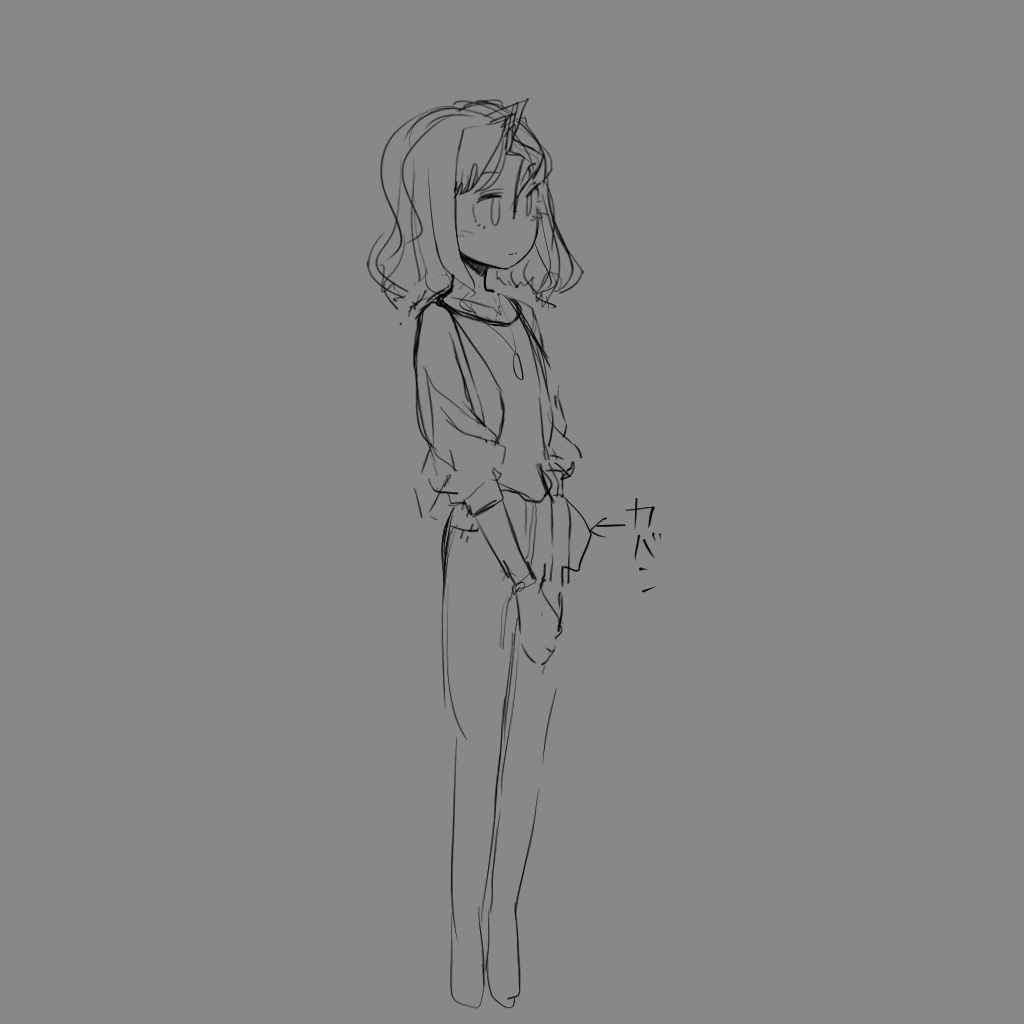
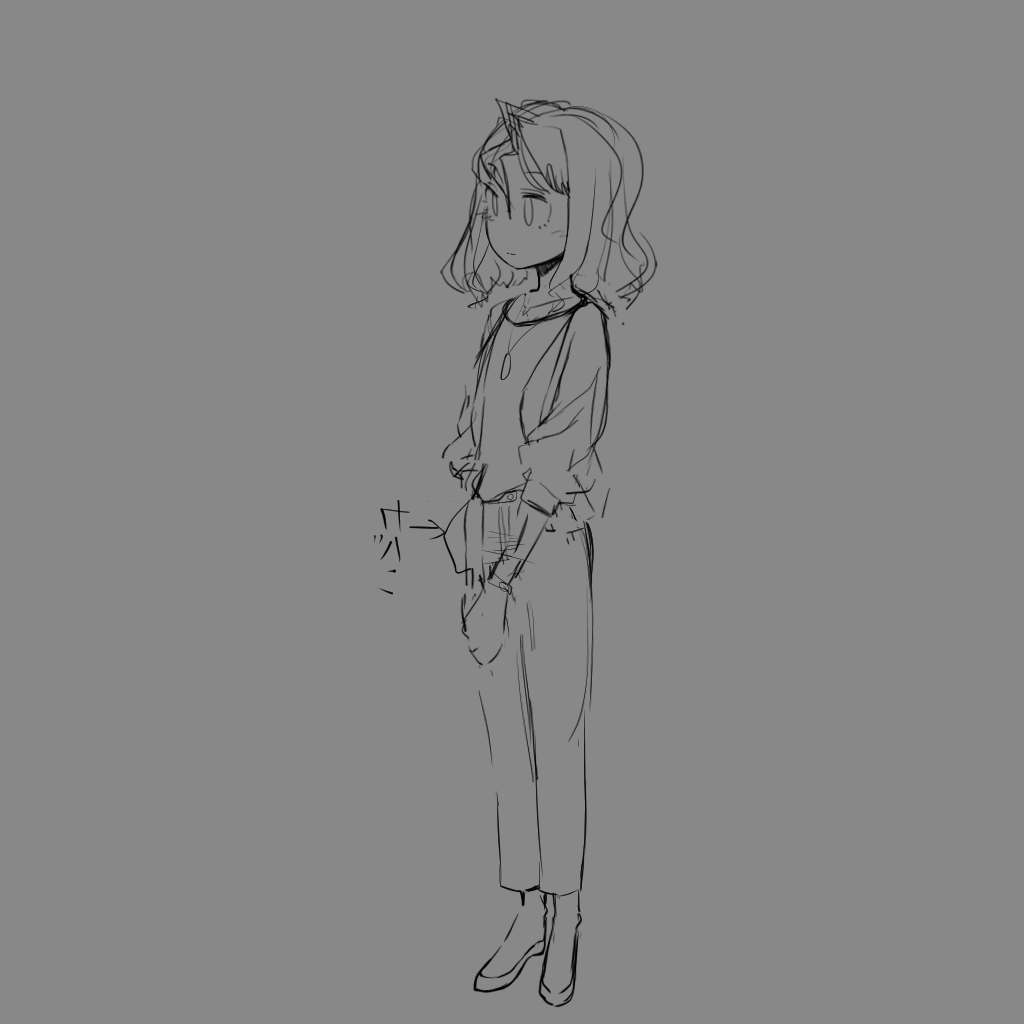
Layers edited between the first and the second 1024x1024 image:
renamed "レイヤー 5" to "レイヤー 6", hid it, opacity 100% → 43%, painted on it over (x1=366, y1=98, x2=662, y2=1009)
painted on "Layer 2" over (x1=366, y1=98, x2=662, y2=1009)
